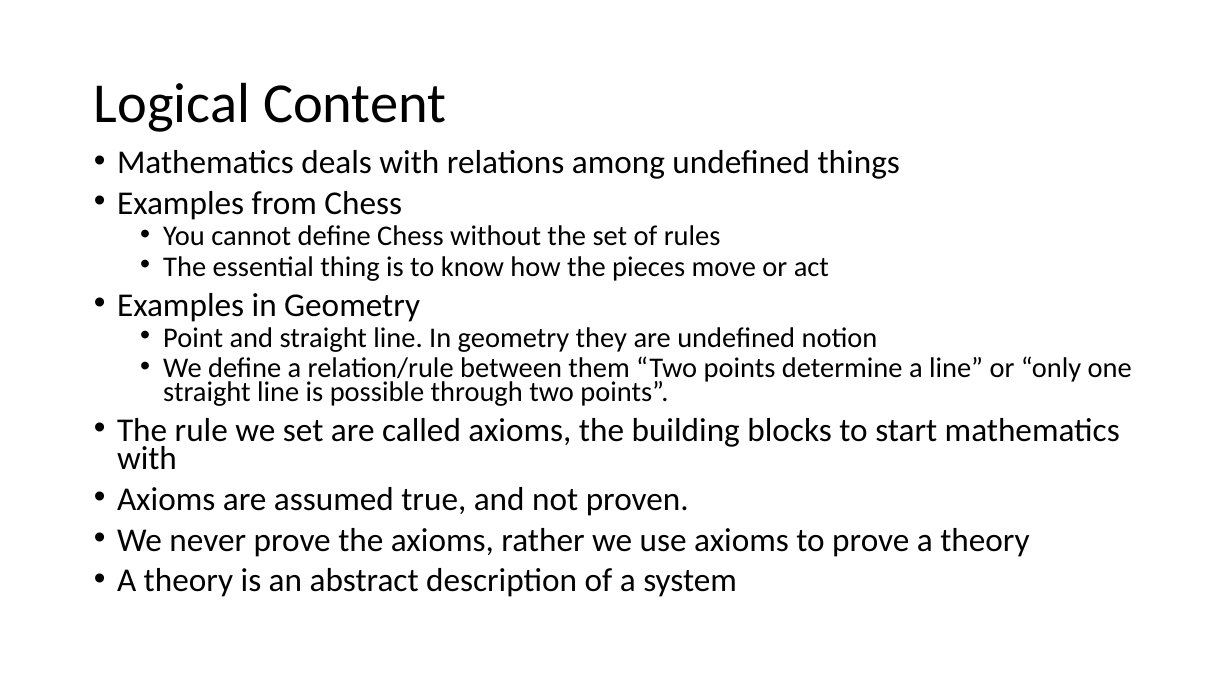
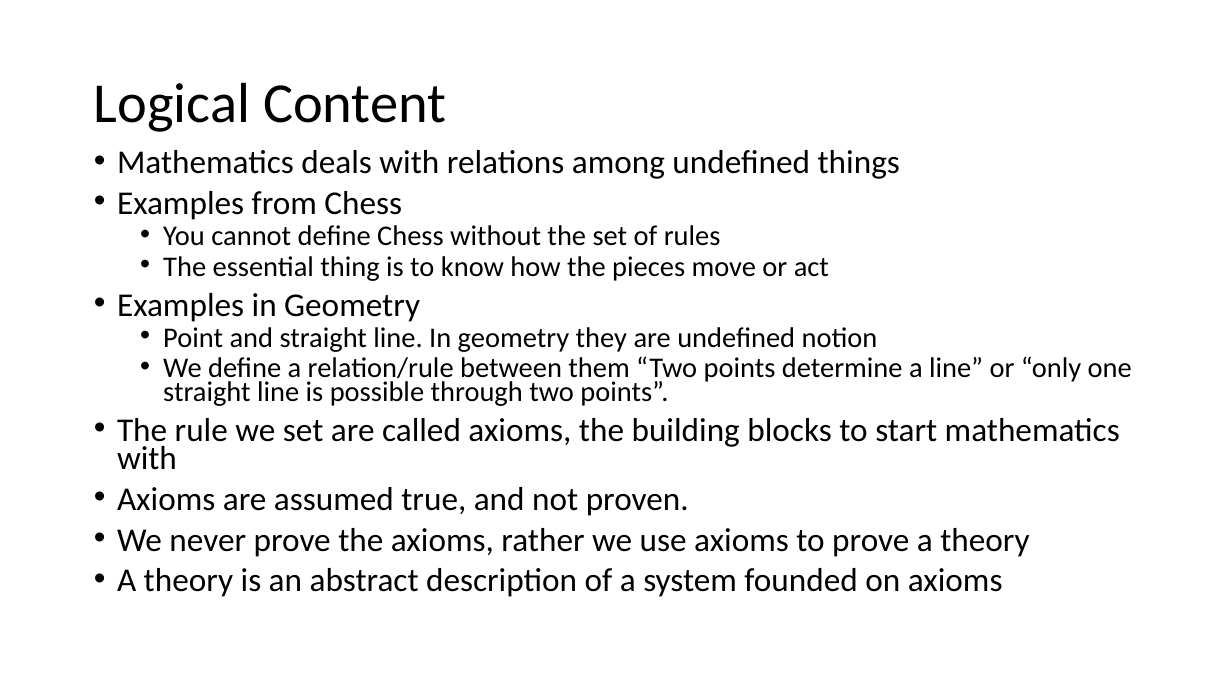
Before and after one commit to yushuf/TeamBeta, a slide deck: slide 10 of Presentation.pptx. Drawn at 1232x693 pixels with LibreOffice and Linux fonts; fonts in the diff are those of the drawing. Boxes give left, top, right and bottom in pixels: in the first picture for what was removed or moved away, otherwise in the second. Text is boxed around its words. In the diff, an @@ line names an element or a change of style, - is before the commit and + after.

```diff
--- a/Presentation.pptx
+++ b/Presentation.pptx
@@ text at <box>117,568,1003,597</box>: text changed @@
-• A theory is an abstract description of a system
+• A theory is an abstract description of a system founded on axioms
```
Also in this commit, not shown: 4 other slides changed, 8 slides added, 4 slides removed.
